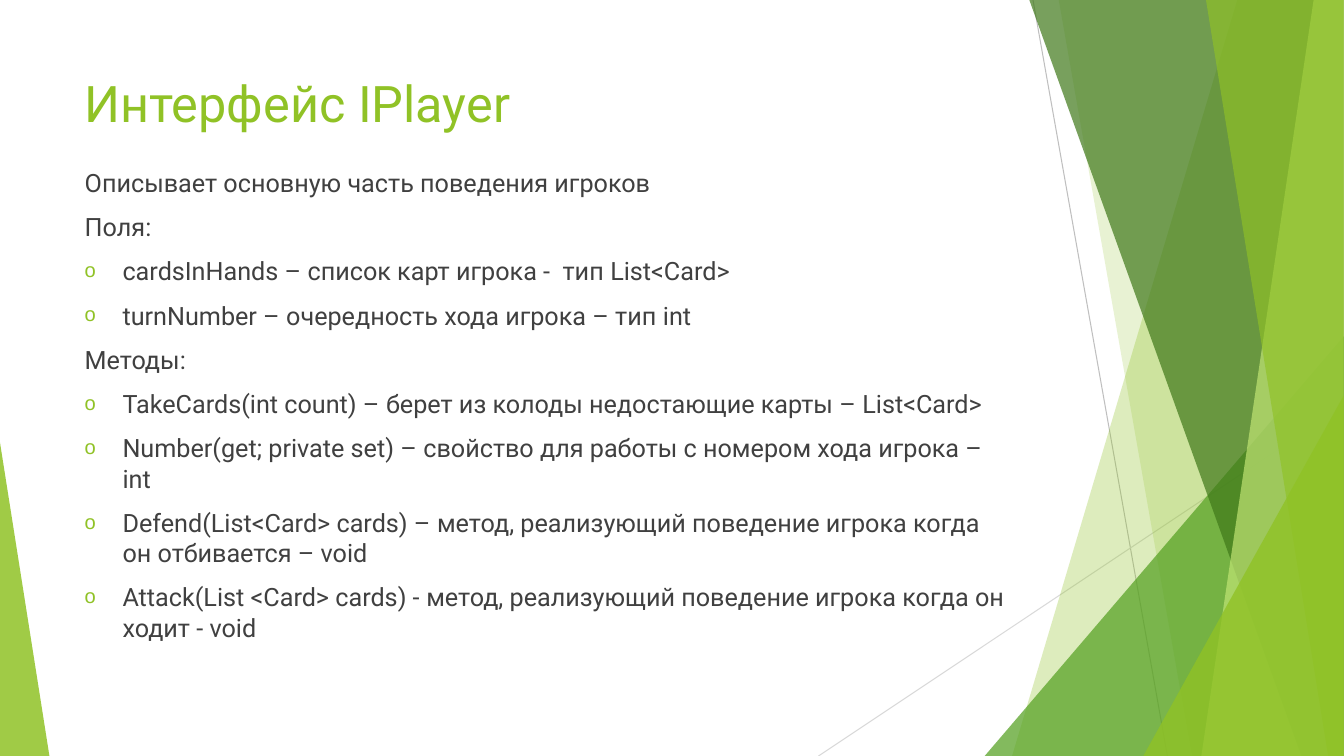
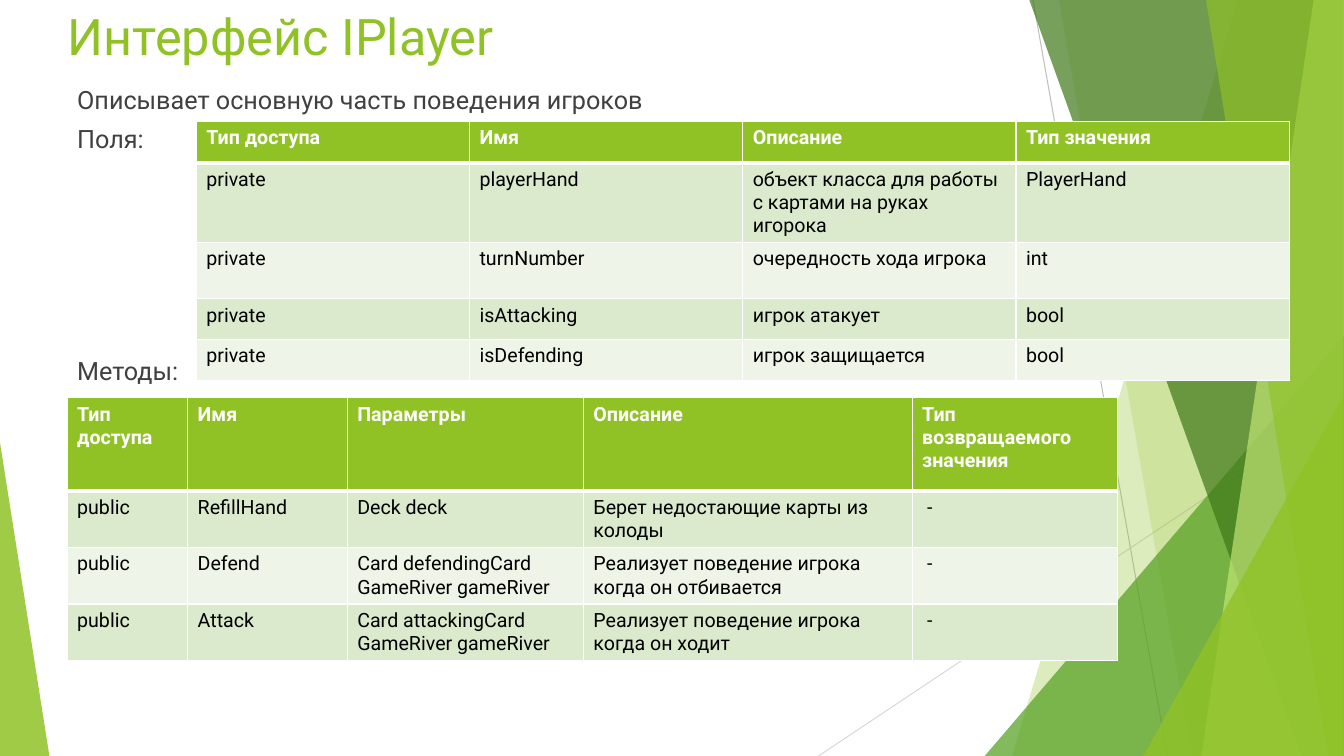
Before and after one commit to Stebusha/TheFool, a slide deck: slide 9 of Docs/Учебный проект по ООП.pptx (slide 7 before the commit). Drawn at 1344x756 pixels with LibreOffice and Linux fonts; fonts in the diff are those of the drawing. Boxes give left, top, right and bottom in pixels: in the first picture for what was removed or moved away, otherwise in the second. Text is boxed around its words. In the diff, an @@ line names an element or a change of style, - is before the commit and + after.

```diff
--- a/Docs/Учебный проект по ООП.pptx
+++ b/Docs/Учебный проект по ООП.pptx
@@ title "Интерфейс IPlayer": place and size @@
-title "Интерфейс IPlayer" at [85, 84, 510, 133]
+title "Интерфейс IPlayer" at [68, 17, 493, 66]
@@ text "Описывает основную часть поведения игроков": place and size @@
-text "Описывает основную часть поведения игроков" at [85, 174, 1004, 641]
+text "Описывает основную часть поведения игроков" at [77, 91, 643, 384]
@@ text "Описывает основную часть поведения игроков" at [77, 91, 643, 384]: less space between paragraphs @@
@@ table added at [197, 121, 1290, 370], 5 rows, 4 columns @@
+Тип доступа | Имя | Описание | Тип значения
+private | playerHand | объект класса для работы с картами на руках игорока | PlayerHand
+private | turnNumber | очередность хода игрока | int
+private | isAttacking | игрок атакует | bool
+private | isDefending | игрок защищается | bool
@@ text at [123, 261, 729, 330]: paragraphs removed @@
-o cardsInHands – список карт игрока - тип List<Card>
-o turnNumber – очередность хода игрока – тип int
@@ table added at [68, 398, 1118, 663], 4 rows, 5 columns @@
+Тип доступа | Имя | Параметры | Описание | Тип возвращаемого значения
+public | RefillHand | Deck deck | Берет недостающие карты из колоды | -
+public | Defend | Card defendingCard GameRiver gameRiver | Реализует поведение игрока когда он отбивается | -
+public | Attack | Card attackingCard GameRiver gameRiver | Реализует поведение игрока когда он ходит | -
@@ text at [123, 393, 1004, 641]: paragraphs removed @@
-o TakeCards(int count) – берет из колоды недостающие карты – List<Card>
-o Number(get; private set) – свойство для работы с номером хода игрока – int
-o Defend(List<Card> cards) – метод, реализующий поведение игрока когда он отбивается – void
-o Attack(List <Card> cards) - метод, реализующий поведение игрока когда он ходит - void
```
Also in this commit, not shown: 4 other slides changed, 9 slides added, 3 slides removed, 2 other files.
